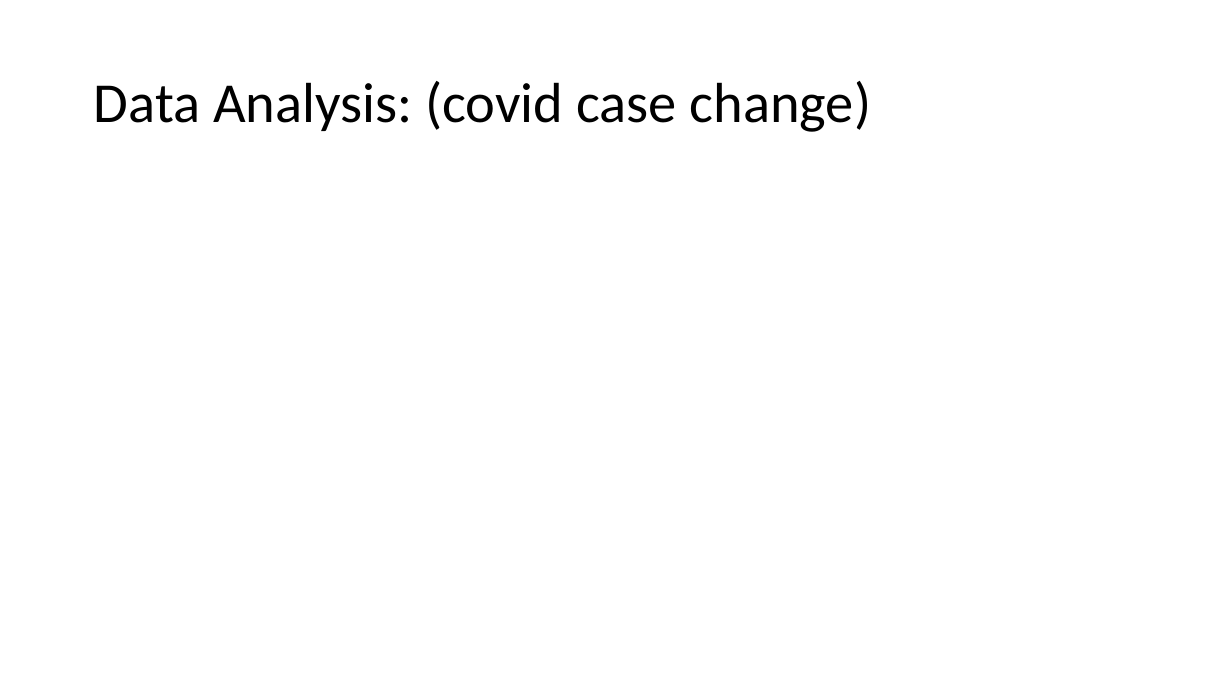
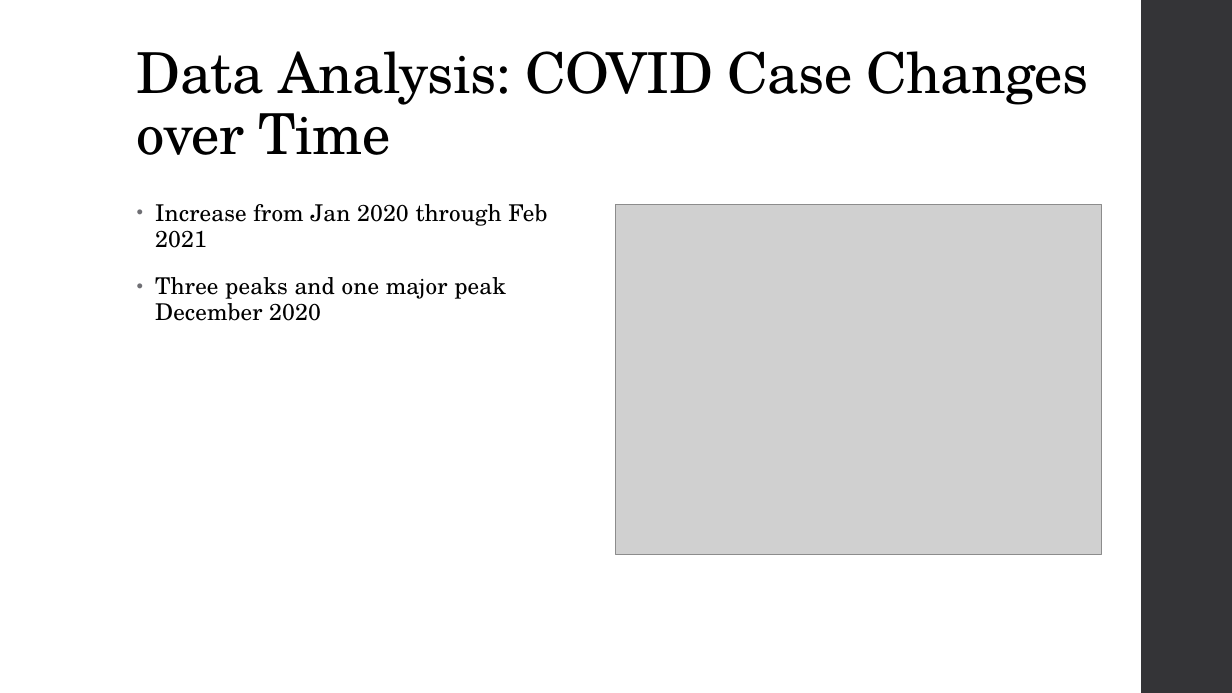
Before and after one commit to priscilla-wong/Project_1, a slide deck: slide 5 of Project_1_Slides.pptx. Drawn at 1232x693 pixels with LibreOffice and Linux fonts; fonts in the diff are those of the drawing; grey boxes stand for pictures. Boxes give left, top, right and bottom in pixels: in the first picture for what was removed or moved away, otherwise in the second. Text is boxed around its words. In the diff, an @@ line names an element or a change of style, - is before the commit and + after.

```diff
--- a/Project_1_Slides.pptx
+++ b/Project_1_Slides.pptx
@@ rectangle added at [1141,0,1232,693], fill #353537 @@
@@ title "Data Analysis: COVID Case Changes ..." at [137,51,1089,155]: vertical alignment middle to bottom @@
@@ title at [137,51,1089,155]: text changed; font Calibri to TeX Gyre Schola @@
-Data Analysis: (covid case change)
+Data Analysis: COVID Case Changes over Time
@@ text added at [155,204,547,321], 18 pt, text #000000 @@
+• Increase from Jan 2020 through Feb 2021
+• Three peaks and one major peak December 2020
@@ picture added at [616,204,1103,555] @@
```
Also in this commit, not shown: 10 other slides changed, 2 other files.
